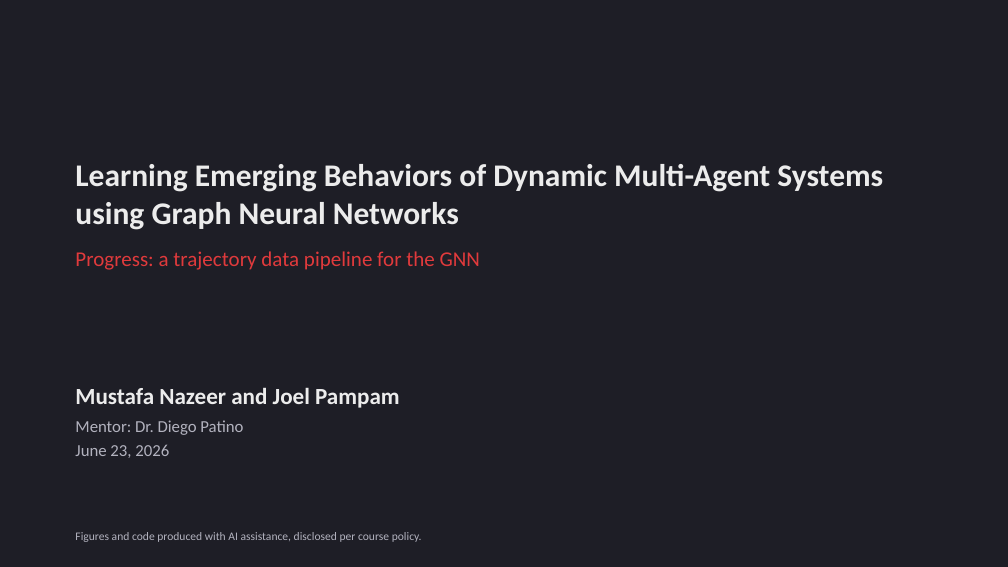
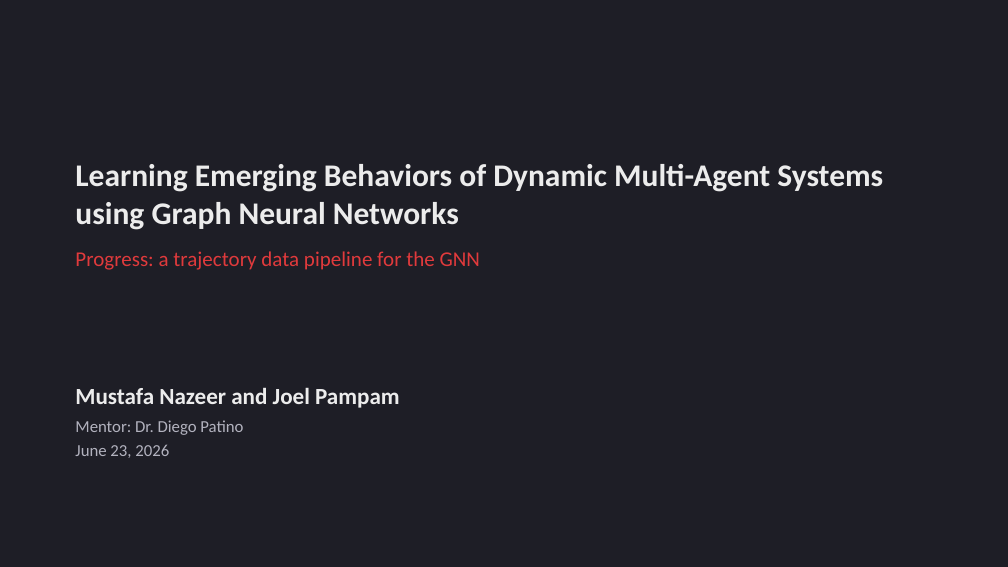
Before and after one commit to MustafaNazeer/Boids-Simulation-Research, a slide deck: slide 1 of meetings/19-june/presentation/progress-deck.pptx. Drawn at 1008x567 pixels with LibreOffice and Linux fonts; fonts in the diff are those of the drawing. Boxes give left, top, right and bottom in pixels: in the first picture for what was removed or moved away, otherwise in the second. Text is boxed around its words. In the diff, an @@ line names an element or a change of style, - is before the commit and + after.

```diff
--- a/meetings/19-june/presentation/progress-deck.pptx
+++ b/meetings/19-june/presentation/progress-deck.pptx
@@ text removed at (75,532,422,542) @@
-Figures and code produced with AI assistance, disclosed per course policy.
```
Also in this commit, not shown: 22 other files.
